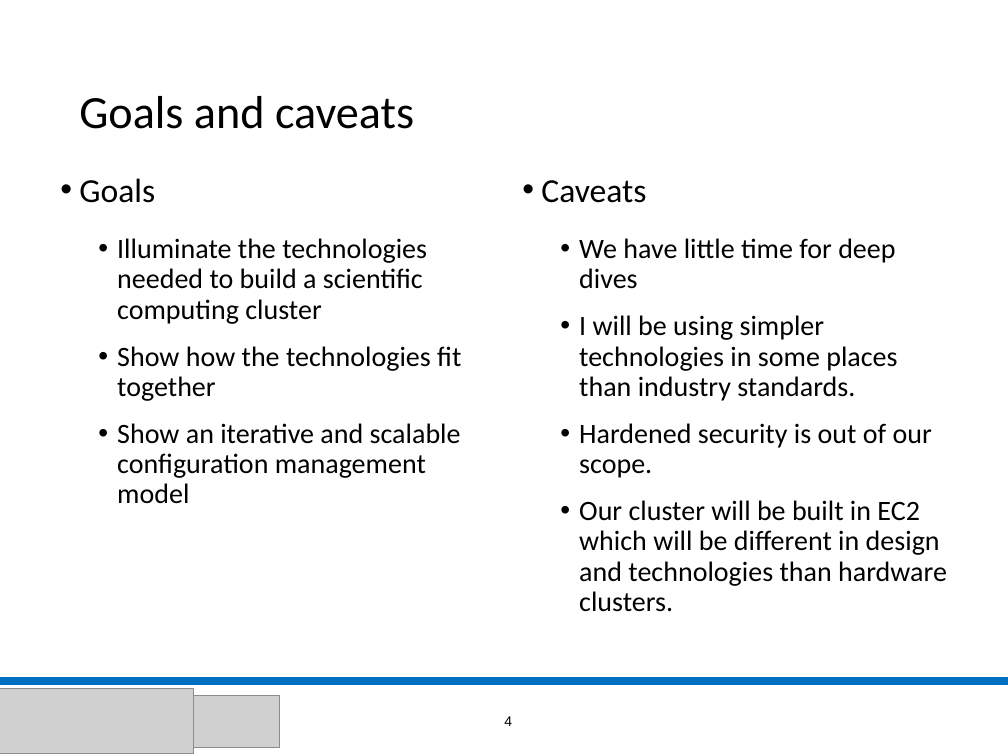
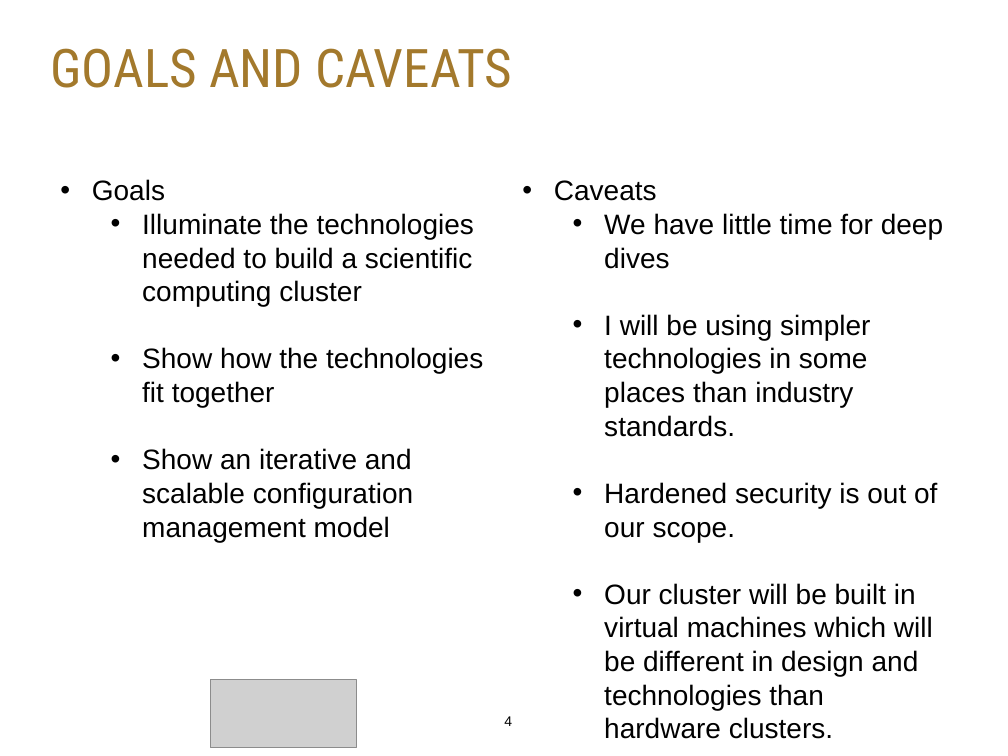
Before and after one commit to stephenlienharrell/build-a-cluster-presentation, a slide deck: slide 4 of Build-A-Cluster.pptx. Drawn at 1008x756 pixels with LibreOffice and Linux fonts; fonts in the diff are those of the drawing; grey boxes stand for pictures; background and template pictures are left out. Boxes give left, top, right and bottom in pixels: in the first picture for what was removed or moved away, otherwise in the second. Text is boxed around its words. In the diff, an @@ line names an element or a change of style, - is before the commit and + after.

```diff
--- a/Build-A-Cluster.pptx
+++ b/Build-A-Cluster.pptx
@@ title "GOALS AND CAVEATS" at (51,48,512,88): vertical alignment middle to top @@
@@ title at (51,48,512,88): text changed; size 33 to 38 pt; font Calibri to Roboto Condensed; text colour #000000 to #A3792C @@
-Goals and caveats
+GOALS AND CAVEATS
@@ text "Goals" at (92,179,483,542): size 24 to 20 pt in "Goals"; font Calibri to Arial; indent changed; line spacing 0.9 to 1; less space between paragraphs @@
@@ text at (554,180,943,542): size 24 to 20 pt in "Caveats"; font Calibri to Arial in "Caveats", "We have little time for deep dives", "I will be using simpler technologies in ...", "Hardened security is out of our scope."; indent changed; line spacing 0.9 to 1; less space between paragraphs @@
@@ text at (604,583,933,710): text changed; font Calibri to Arial @@
-  • Our cluster will be built in EC2 which will be different in design and technologies than hardware clusters.
+  • Our cluster will be built in virtual machines which will be different in design and technologies than hardware clusters.
@@ line removed from (0, 681) to (1008, 681) @@
@@ picture removed at (0,688,194,753) @@
@@ picture added at (211,679,357,748) @@
@@ picture removed at (194,696,280,747) @@
```
Also in this commit, not shown: 42 other slides changed, 7 slides added, 21 slides removed, 24 other files.
